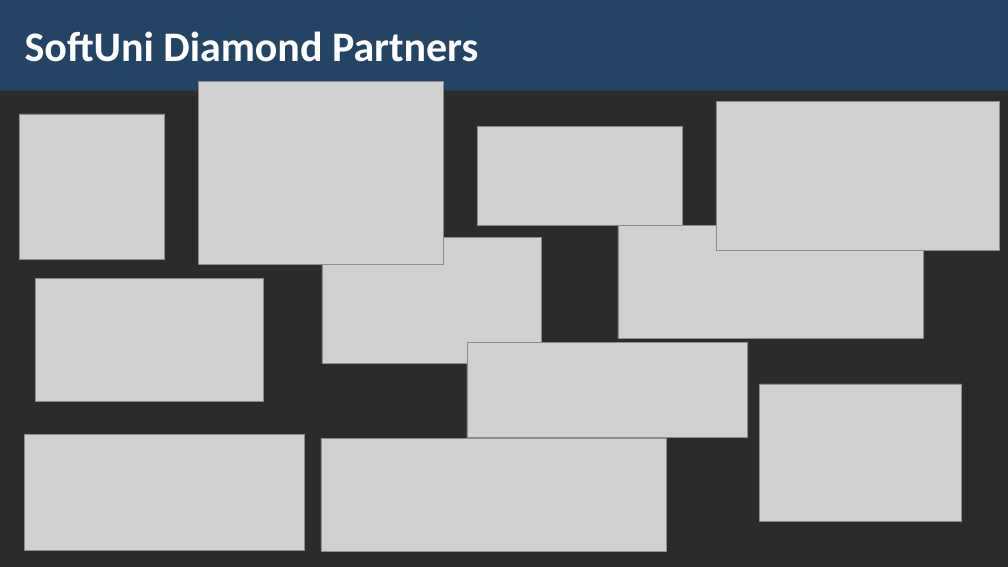
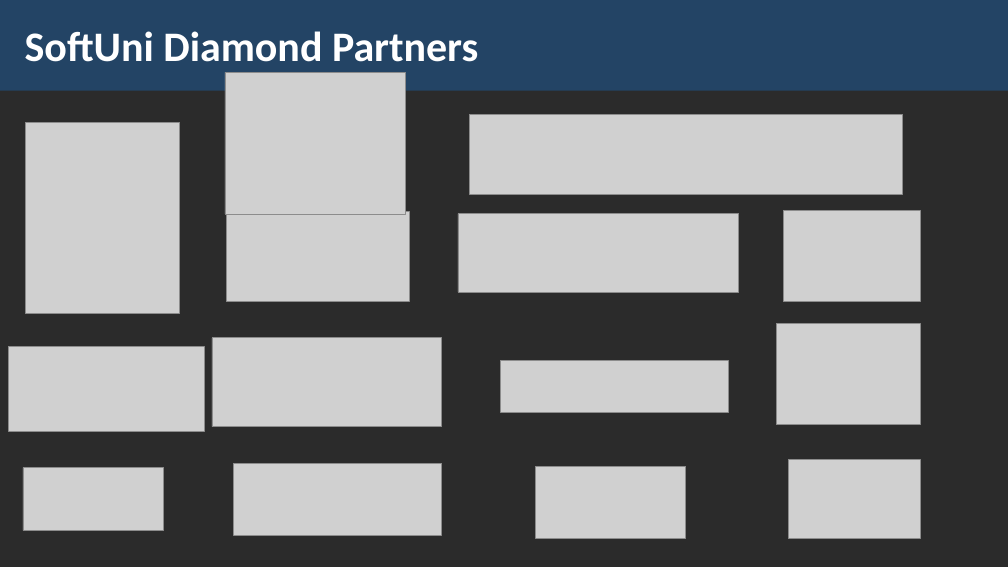
Before and after one commit to NikolayKostadinov/HTML-CSS, a slide deck: slide 43 of Presentations/01. Introduction-to-HTML-and-CSS.pptx (slide 42 before the commit). Drawn at 1008x567 pixels with LibreOffice and Linux fonts; fonts in the diff are those of the drawing; grey boxes stand for pictures; background and template pictures are left out; a plain dark background stands for a picture behind light text. Boxes give left, top, right and bottom in pixels: in the first picture for what was removed or moved away, otherwise in the second. Text is boxed around its words. In the diff, an @@ line names an element or a change of style, - is before the commit and + after.

```diff
--- a/Presentations/01. Introduction-to-HTML-and-CSS.pptx
+++ b/Presentations/01. Introduction-to-HTML-and-CSS.pptx
@@ picture: place and size @@
-picture at [199, 82, 443, 265]
+picture at [225, 73, 406, 214]
@@ picture added at [470, 114, 903, 194] @@
@@ picture removed at [717, 101, 1000, 250] @@
@@ picture: place and size @@
-picture at [20, 114, 165, 259]
+picture at [25, 122, 179, 313]
@@ picture removed at [477, 126, 683, 225] @@
@@ picture: place and size @@
-picture at [321, 439, 666, 552]
+picture at [226, 212, 409, 302]
@@ picture added at [458, 214, 739, 293] @@
@@ picture removed at [618, 225, 923, 339] @@
@@ picture added at [783, 210, 920, 302] @@
@@ picture removed at [36, 278, 263, 402] @@
@@ picture added at [777, 324, 920, 424] @@
@@ picture: place and size @@
-picture at [24, 435, 304, 551]
+picture at [8, 347, 204, 432]
@@ picture added at [212, 338, 442, 427] @@
@@ picture removed at [467, 342, 748, 437] @@
@@ picture added at [501, 361, 729, 412] @@
@@ picture removed at [760, 384, 963, 521] @@
@@ picture added at [23, 468, 163, 531] @@
@@ picture added at [234, 464, 442, 535] @@
@@ picture added at [536, 467, 687, 538] @@
@@ picture: place and size @@
-picture at [322, 237, 542, 363]
+picture at [789, 460, 920, 538]
```
Also in this commit, not shown: 1 other slide changed, 1 other file.
